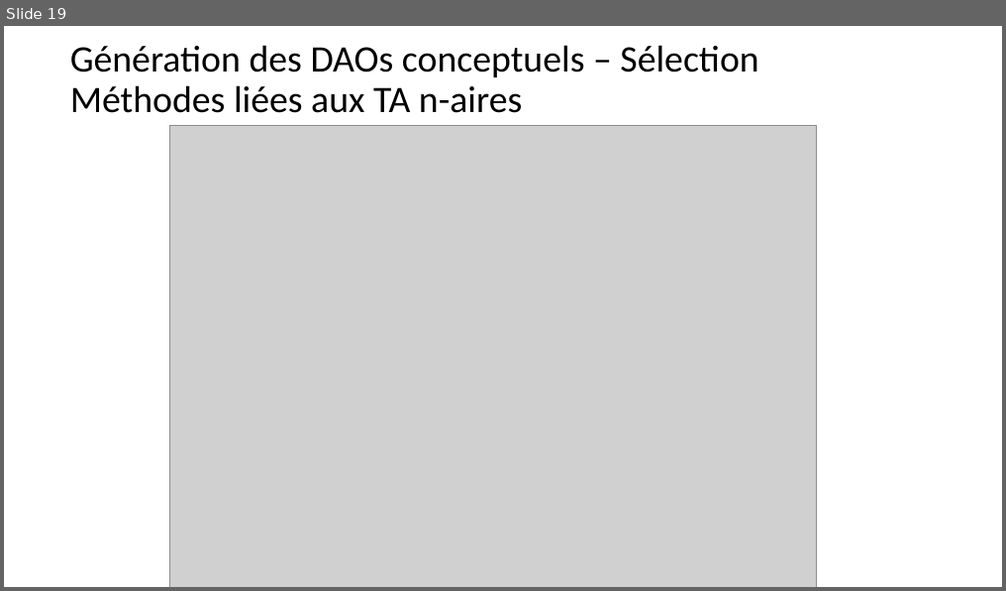
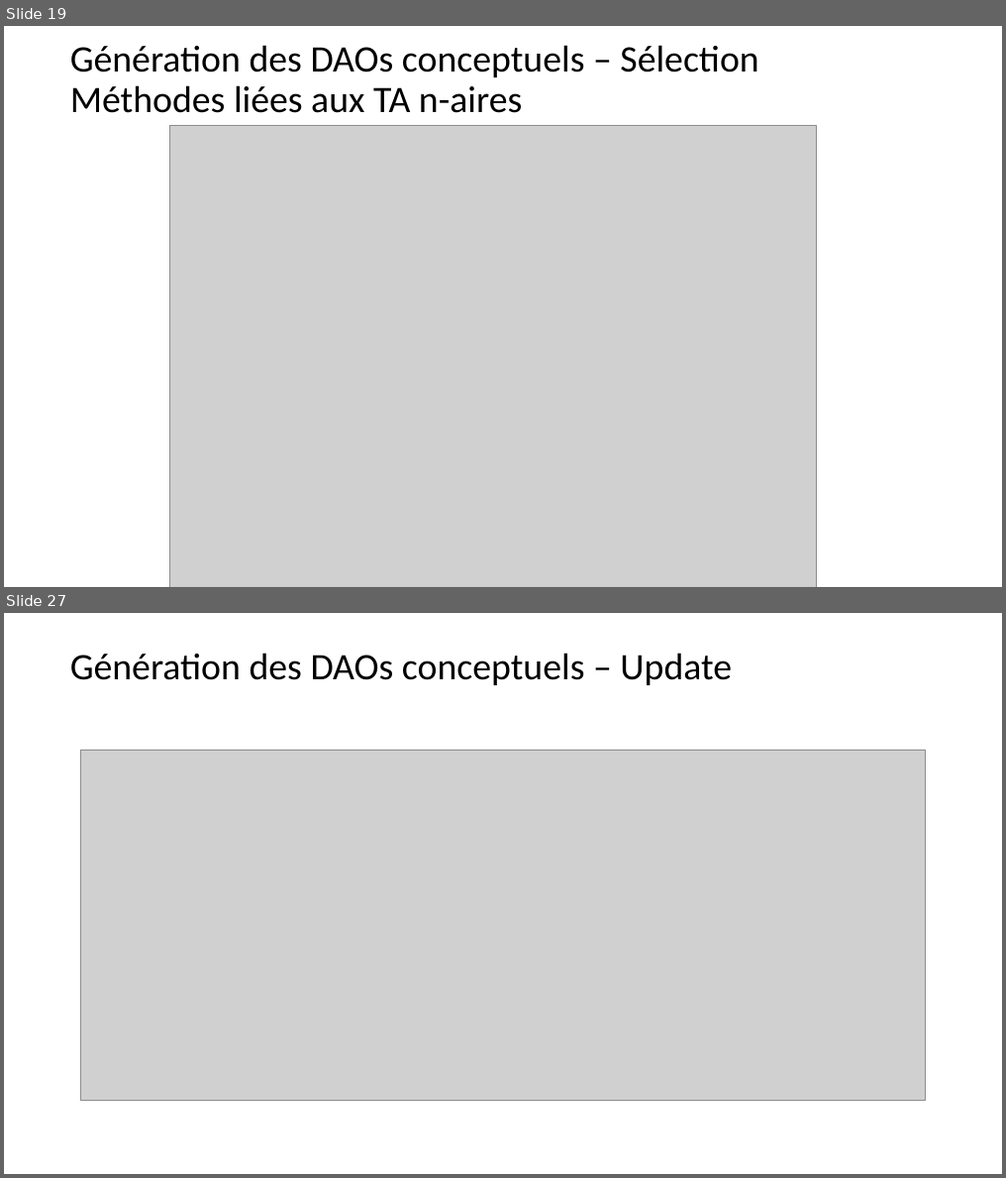
Before and after one commit to gobertm/HyDRa, a slide deck: ConceptualDAO.pptx. Shown one above the other, each under a label of ours: slide 19 before the commit, slides 19 and 27 after it; the slides between them are not shown. The pictures are 1006x591 and 1006x1178 pixels, drawn with LibreOffice and Linux fonts; fonts in the diff are those of the drawing; grey boxes stand for pictures. Boxes give left, top, right and bottom in pixels: in the first picture for what was removed or moved away, otherwise in the second. Text is boxed around its words. In the diff, an @@ line names an element or a change of style, - is before the commit and + after.

```diff
--- a/ConceptualDAO.pptx
+++ b/ConceptualDAO.pptx
@@ slide 27 added at box(4, 613, 1002, 1174), background #FFFFFF @@
@@ title added at box(70, 653, 732, 685), 36 pt, text #000000 @@
+Génération des DAOs conceptuels – Update
@@ picture added at box(80, 750, 926, 1101) @@
```
Also in this commit, not shown: 8 other slides added, 1 other file.
